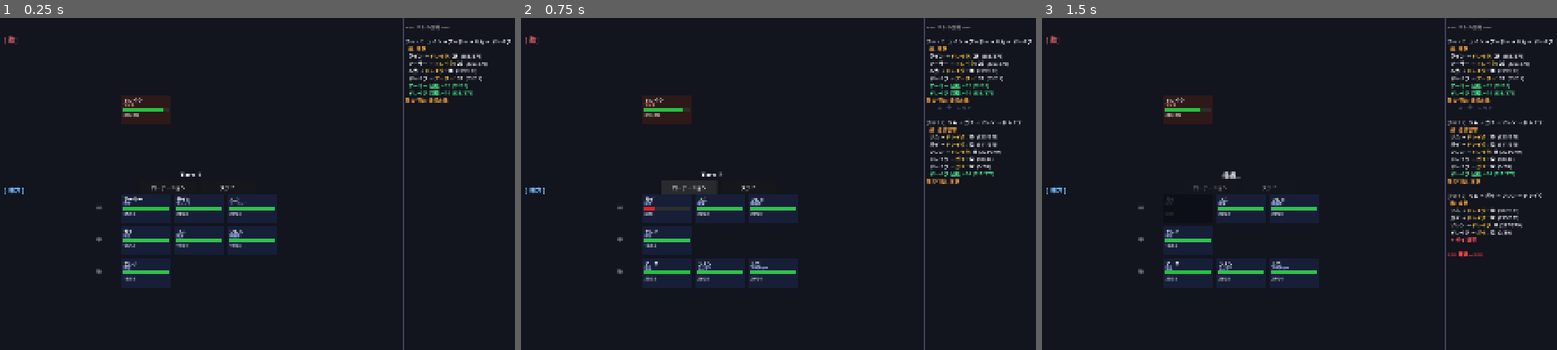
Above: before the commit, frames 1-3 (left to right).
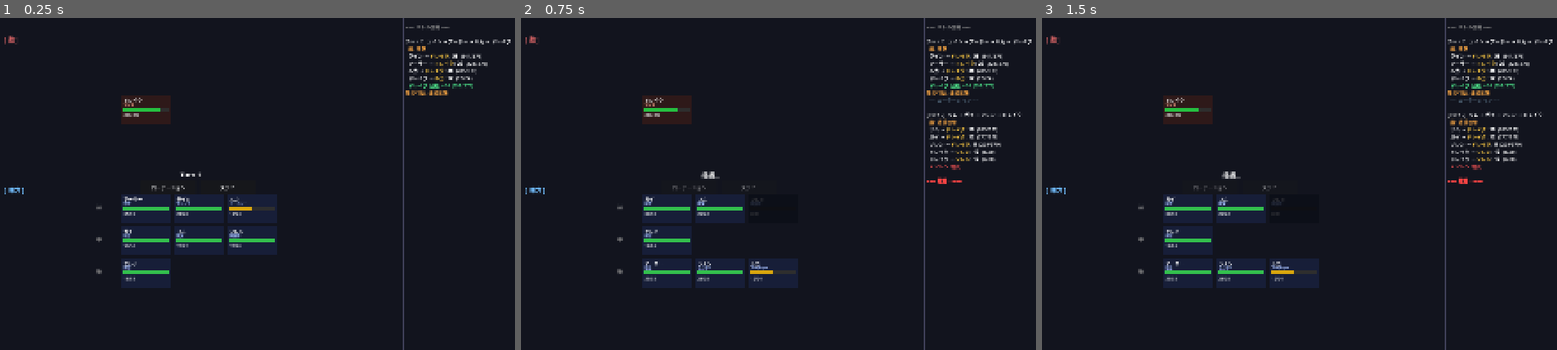
Above: after the commit, the same moments.

Repository: tamagoyaki42dev/tamagoyaki-game
Game: Godot game, scene res://scenes/node.tscn
Two runs of this game, one before a commit and one after it. Both use one fixed random seed, a clock stepped at 60 frames per second and the inputs below.
Inputs (mouse positions are in pixels of both pictures, inside the frame that each line leads up to):
- Up to frame 1 (0.25 s): no input
- Up to frame 2 (0.75 s): click "ローテーション" at 0.5 s
- Up to frame 3 (1.5 s): click (1268, 187) at 1.25 s, where only the run before the commit has a clickable "ステイ"

The runs differ from the first frame. In frame 1, 0.6% of the frame differs, in the area x 24-94%, y 10-60%; in frame 2, 2.7%; in frame 3, 4.0%, in the area x 23-97%, y 10-80%.

Commit message:
攻撃補助・防御補助・思考タイプ・速度同値タイブレークを実装。戦闘システムが仕様書完全準拠に
Co-Authored-By: Claude Sonnet 4.6 <noreply@anthropic.com>

Diff:
--- a/scripts/battle/battle_manager.gd
+++ b/scripts/battle/battle_manager.gd
@@ -42,6 +42,8 @@
 	# step2: ローテーション確定（戦闘前に列を入れ替える）
 	if do_rotate:
 		player_grid.rotate_forward()
+		for unit: BattleUnit in player_grid.get_all_alive():
+			unit.support_used = false
 		rotated.emit()
 
 	turn_number += 1
@@ -58,8 +60,17 @@
 		else:
 			var target := _pick_target(attacker)
 			if target:
-				var atk := attacker.indirect_attack if attacker.row == 1 and attacker.indirect_attack > 0 else attacker.attack
-				_apply_hit(attacker, target, atk)
+				var is_indirect := attacker.row == 1 and attacker.indirect_attack > 0
+				if is_indirect:
+					# 間接攻撃には補助は乗らない
+					_apply_hit(attacker, target, attacker.indirect_attack)
+				else:
+					var mid := _get_mid_support(player_grid, attacker.col)
+					var bonus := 0
+					if mid and mid.atk_bonus > 0:
+						bonus = mid.atk_bonus
+						mid.support_used = true
+					_apply_hit(attacker, target, attacker.attack + bonus)
 
 		if is_over:
 			return
@@ -117,7 +128,13 @@
 func _apply_hit(attacker: BattleUnit, target: BattleUnit, atk: int) -> void:
 	if is_over or not target.is_alive:
 		return
-	var damage := target.take_damage(atk)
+	var def_support := 0
+	if attacker.side == BattleUnit.Side.ENEMY and target.side == BattleUnit.Side.PLAYER:
+		var mid := _get_mid_support(player_grid, target.col)
+		if mid and mid.def_bonus > 0:
+			def_support = mid.def_bonus
+			mid.support_used = true
+	var damage := target.take_damage(atk, def_support)
 	unit_acted.emit(attacker, target, damage)
 	if not target.is_alive:
 		unit_died.emit(target)
@@ -137,7 +154,19 @@
 	for unit: BattleUnit in enemy_grid.get_row(1):
 		if unit.indirect_attack > 0 and _front_col_empty(enemy_grid, unit.col):
 			all.append(unit)
-	all.sort_custom(func(a: BattleUnit, b: BattleUnit) -> bool: return a.speed > b.speed)
+	# 同速の味方 vs 敵はランダムに先攻を決定するため乱数値を事前生成
+	var rng_map: Dictionary = {}
+	for unit: BattleUnit in all:
+		rng_map[unit] = randf()
+	all.sort_custom(func(a: BattleUnit, b: BattleUnit) -> bool:
+		if a.speed != b.speed:
+			return a.speed > b.speed
+		# 同側同速: マス番号順（col 0→3）
+		if a.side == b.side:
+			return a.col < b.col
+		# 異側同速: ランダム
+		return rng_map[a] < rng_map[b]
+	)
 	return all
 
 func _front_col_empty(grid: RotationGrid, col: int) -> bool:
@@ -176,14 +205,80 @@
 # ──────────────────── ターゲット選択 ────────────────────
 
 func _pick_target(attacker: BattleUnit) -> BattleUnit:
-	var enemy_side: RotationGrid = enemy_grid if attacker.side == BattleUnit.Side.PLAYER else player_grid
-	var front := enemy_side.get_front_row()
-	if not front.is_empty():
-		return front[randi() % front.size()]
-	var alive := enemy_side.get_all_alive()
-	if alive.is_empty():
+	var opp_grid: RotationGrid = enemy_grid if attacker.side == BattleUnit.Side.PLAYER else player_grid
+	# 前列 → 中列 → 後列 の優先順で候補を決定
+	var candidates: Array = opp_grid.get_front_row()
+	if candidates.is_empty():
+		candidates = opp_grid.get_row(1)
+	if candidates.is_empty():
+		candidates = opp_grid.get_all_alive()
+	if candidates.is_empty():
 		return null
-	return alive[randi() % alive.size()]
+
+	# プレイヤーの攻撃は敵が1体なので単純にランダム
+	if attacker.side == BattleUnit.Side.PLAYER:
+		return candidates[randi() % candidates.size()]
+
+	# 敵の攻撃: 思考タイプに従ってターゲット選択
+	var enemy_data := attacker.source_data as EnemyData
+	var thought := EnemyData.ThoughtType.RANDOM
+	if enemy_data:
+		thought = enemy_data.thought_type
+
+	match thought:
+		EnemyData.ThoughtType.WEAK_TARGET:
+			candidates.sort_custom(func(a: BattleUnit, b: BattleUnit) -> bool: return a.hp < b.hp)
+			return candidates[0]
+
+		EnemyData.ThoughtType.STRONG_TARGET:
+			candidates.sort_custom(func(a: BattleUnit, b: BattleUnit) -> bool: return a.hp > b.hp)
+			return candidates[0]
+
+		EnemyData.ThoughtType.CENTER_TARGET:
+			var center := candidates.filter(func(u: BattleUnit) -> bool: return u.col == 1 or u.col == 2)
+			return _weighted_pick(center if not center.is_empty() else candidates)
+
+		EnemyData.ThoughtType.SUPPORT_TARGET:
+			var support := candidates.filter(func(u: BattleUnit) -> bool: return u.atk_bonus > 0 or u.def_bonus > 0)
+			return _weighted_pick(support if not support.is_empty() else candidates)
+
+		EnemyData.ThoughtType.DYING_TARGET:
+			var dying := candidates.filter(func(u: BattleUnit) -> bool: return u.hp * 2 <= u.hp_max)
+			return _weighted_pick(dying if not dying.is_empty() else candidates)
+
+		EnemyData.ThoughtType.FEMALE_TARGET:
+			var females := candidates.filter(func(u: BattleUnit) -> bool:
+				var cd := u.source_data as CharacterData
+				return cd != null and CharacterJob.is_female(cd.job)
+			)
+			return _weighted_pick(females if not females.is_empty() else candidates)
+
+		EnemyData.ThoughtType.MALE_TARGET:
+			var males := candidates.filter(func(u: BattleUnit) -> bool:
+				var cd := u.source_data as CharacterData
+				return cd != null and not CharacterJob.is_female(cd.job)
+			)
+			return _weighted_pick(males if not males.is_empty() else candidates)
+
+		_:  # RANDOM
+			return _weighted_pick(candidates)
+
+# マス2/3（col 1/2）を高確率で選ぶ重み付きランダム選択
+func _weighted_pick(candidates: Array) -> BattleUnit:
+	if candidates.size() == 1:
+		return candidates[0]
+	var pool: Array = []
+	for unit: BattleUnit in candidates:
+		pool.append(unit)
+		if unit.col == 1 or unit.col == 2:
+			pool.append(unit)  # 中央マスを2倍の重みに
+	return pool[randi() % pool.size()]
+
+func _get_mid_support(grid: RotationGrid, col: int) -> BattleUnit:
+	for unit: BattleUnit in grid.get_row(1):
+		if unit.col == col and not unit.support_used:
+			return unit
+	return null
 
 # ──────────────────── ユーティリティ ────────────────────
 
--- a/scripts/battle/battle_unit.gd
+++ b/scripts/battle/battle_unit.gd
@@ -16,6 +16,7 @@
 var self_regen: int = 0       # 自回復
 var row_regen: int = 0        # 列回復
 var charge_multiplier: float = 1.0  # 力を溜める: 次の攻撃のATK倍率
+var support_used: bool = false      # 補助使用済み（ローテーションでリセット）
 var source_data: Resource
 
 var is_alive: bool:
Not shown, changed: devlog/2026-06-14.md
